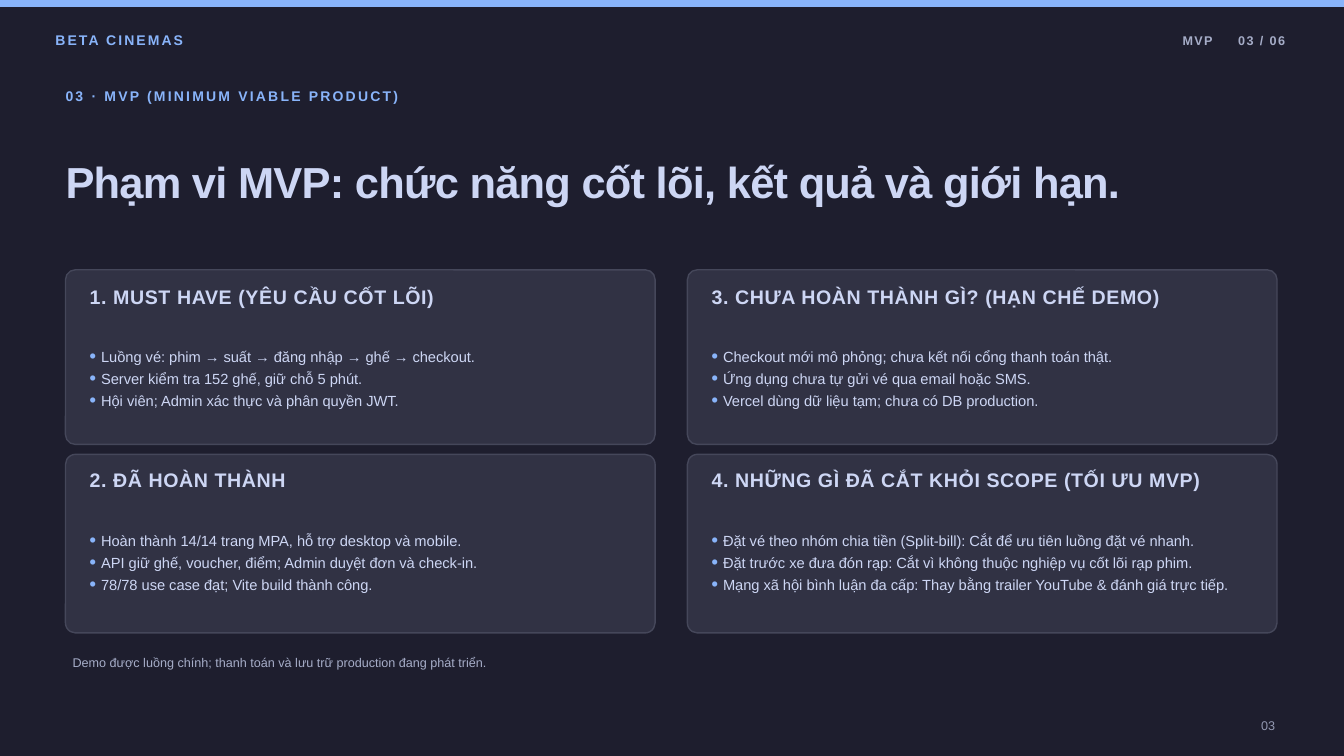
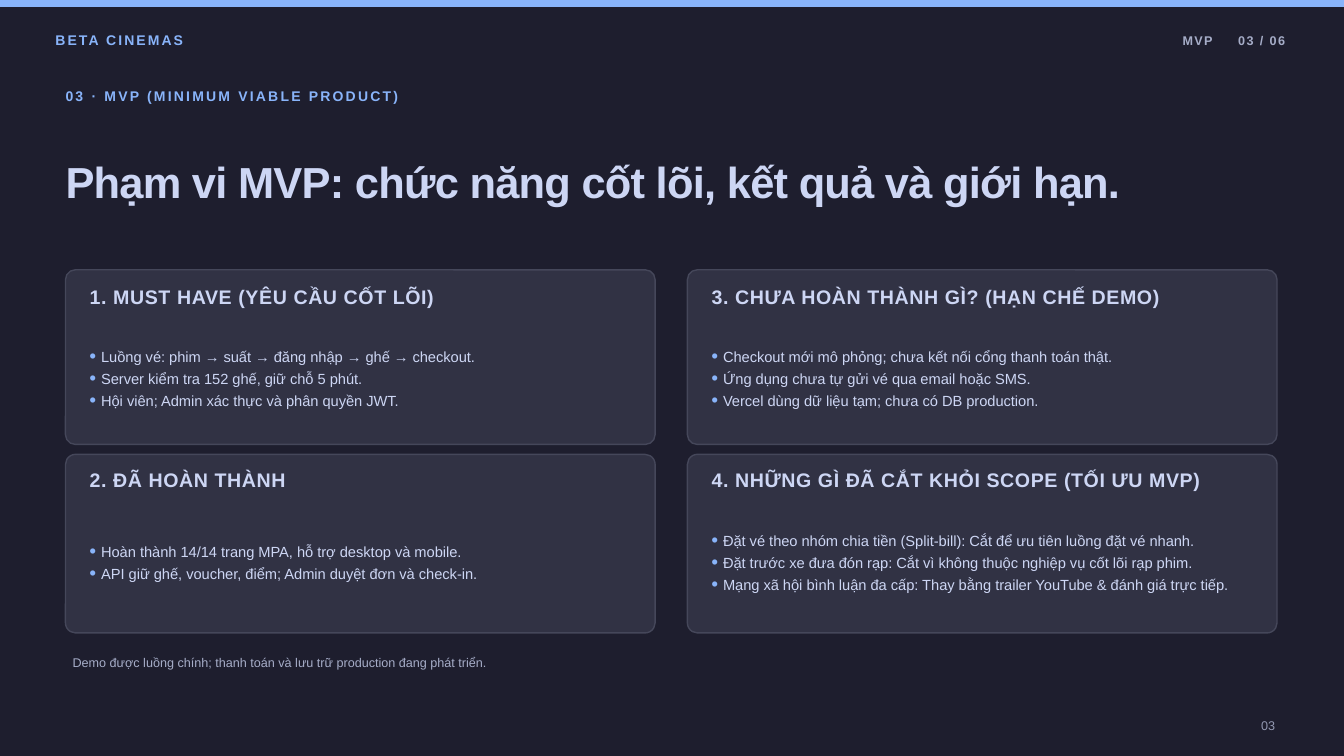
Before and after one commit to AsakiYuki/web2064-fa26, a slide deck: slide 3 of Beta-Cinemas-Presentation.odp. Drawn at 1344x756 pixels with LibreOffice and Linux fonts; fonts in the diff are those of the drawing. Boxes give left, top, right and bottom in pixels: in the first picture for what was removed or moved away, otherwise in the second. Text is boxed around its words. In the diff, an @@ line names an element or a change of style, - is before the commit and + after.

```diff
--- a/Beta-Cinemas-Presentation.odp
+++ b/Beta-Cinemas-Presentation.odp
@@ text at [101, 579, 373, 593]: paragraph removed @@
-• 78/78 use case đạt; Vite build thành công.
```
Also in this commit, not shown: 2 other slides changed, 1 other file.
